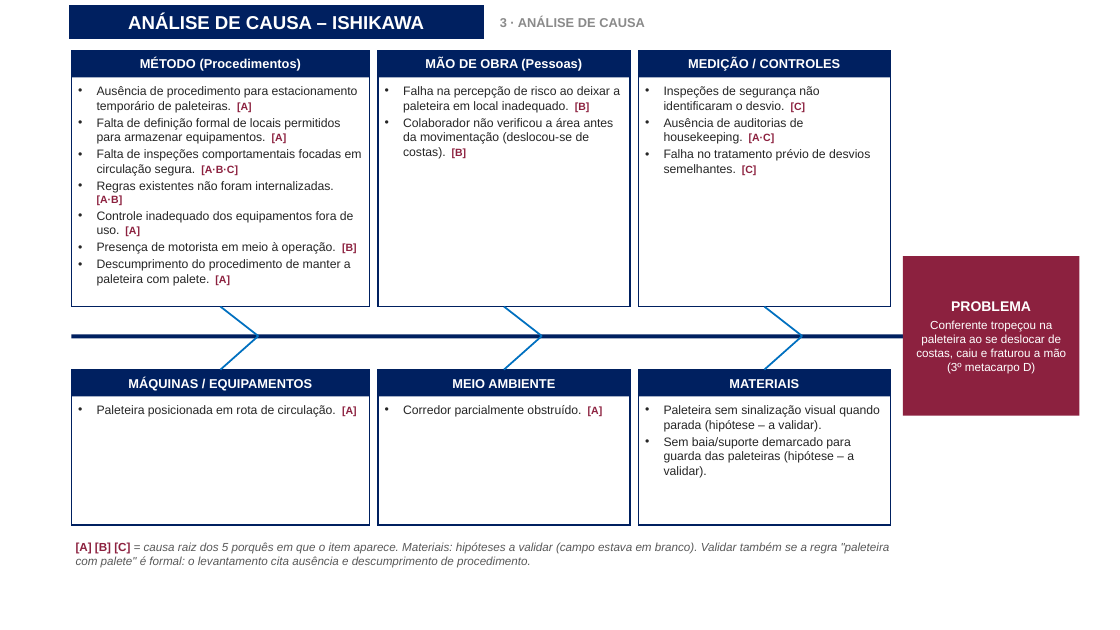
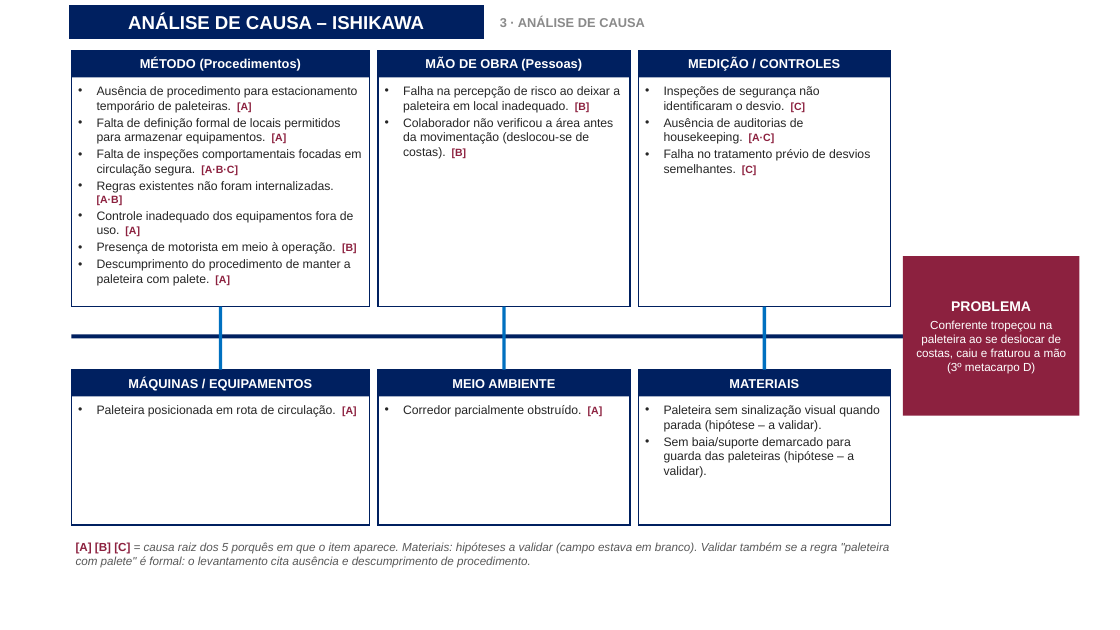
Before and after one commit to luantavarez9/hospital-seguro, a slide deck: slide 15 of entrega_acidente_GRU1/Apresentacao_Ocorrencia_Acidente_GRU_I.pptx. Drawn at 1120x630 pixels with LibreOffice and Linux fonts; fonts in the diff are those of the drawing; background and template pictures are left out. Boxes give left, top, right and bottom in pixels: in the first picture for what was removed or moved away, otherwise in the second. Text is boxed around its words. In the diff, an @@ line names an element or a change of style, - is before the commit and + after.

```diff
--- a/entrega_acidente_GRU1/Apresentacao_Ocorrencia_Acidente_GRU_I.pptx
+++ b/entrega_acidente_GRU1/Apresentacao_Ocorrencia_Acidente_GRU_I.pptx
@@ rectangle added at bbox=[218, 307, 222, 336], fill #0070C0 @@
@@ line removed from (220, 307) to (259, 336) @@
@@ rectangle added at bbox=[502, 307, 506, 336], fill #0070C0 @@
@@ line removed from (504, 307) to (542, 336) @@
@@ rectangle added at bbox=[763, 307, 766, 336], fill #0070C0 @@
@@ line removed from (765, 307) to (802, 336) @@
@@ rectangle added at bbox=[218, 336, 222, 370], fill #0070C0 @@
@@ line removed from (220, 370) to (259, 336) @@
@@ rectangle added at bbox=[502, 336, 506, 370], fill #0070C0 @@
@@ line removed from (504, 370) to (542, 336) @@
@@ rectangle added at bbox=[763, 336, 766, 370], fill #0070C0 @@
@@ line removed from (765, 370) to (802, 336) @@
```
